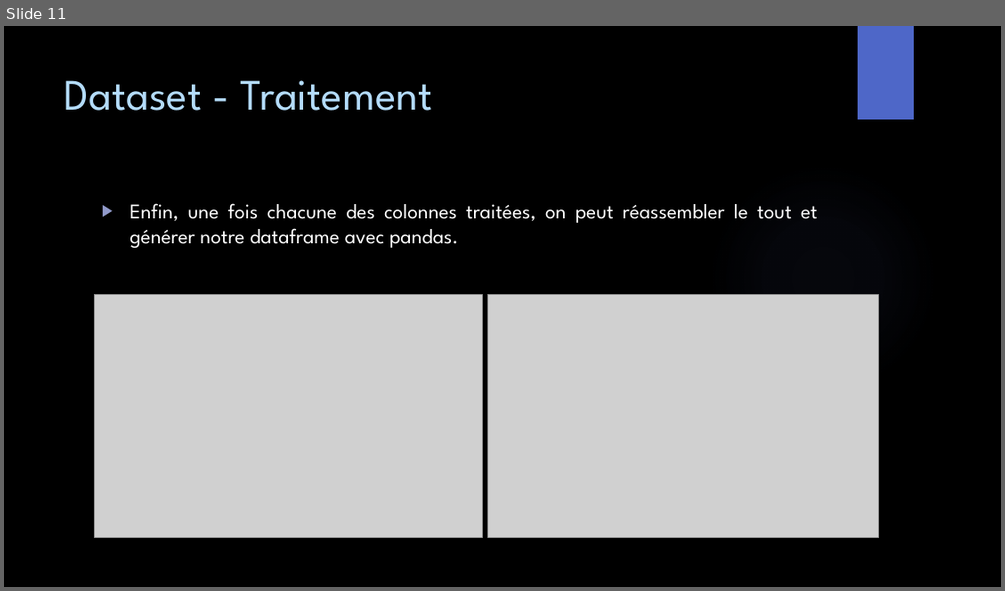
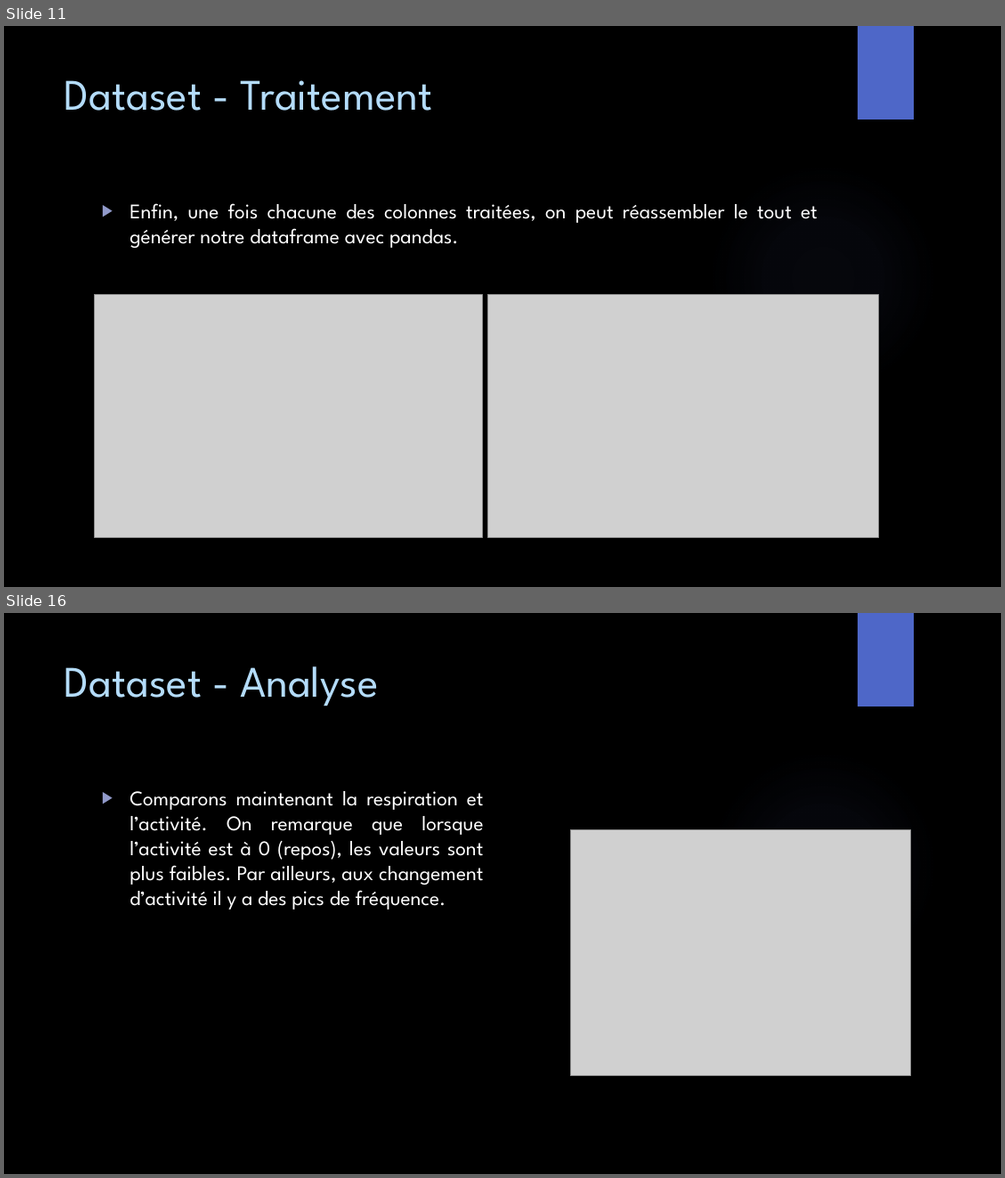
Before and after one commit to GailletLouis/Python_for_data_analysis, a slide deck: presentation.pptx. Shown one above the other, each under a label of ours: slide 11 before the commit, slides 11 and 16 after it; the slides between them are not shown. The pictures are 1005x591 and 1005x1178 pixels, drawn with LibreOffice and Linux fonts; fonts in the diff are those of the drawing; grey boxes stand for pictures; background and template pictures are left out. Boxes give left, top, right and bottom in pixels: in the first picture for what was removed or moved away, otherwise in the second. Text is boxed around its words. In the diff, an @@ line names an element or a change of style, - is before the commit and + after.

```diff
--- a/presentation.pptx
+++ b/presentation.pptx
@@ slide 16 added at box(4, 613, 1001, 1174), background picture (left out); not listed: 2 template elements that a slide beside it also shows @@
@@ title added at box(65, 666, 378, 706), 42 pt, text #B4DCFA @@
+Dataset - Analyse
@@ text added at box(129, 791, 484, 909), 20 pt, text #FFFFFF @@
+▶ Comparons maintenant la respiration et l’activité. On remarque que lorsque l’activité est à 0 (repos), les valeurs sont plus faibles. Par ailleurs, aux changement d’activité il y a des pics de fréquence.
@@ picture added at box(570, 829, 910, 1075) @@
```
Also in this commit, not shown: 2 slides changed, 5 other slides added, 1 other file.
